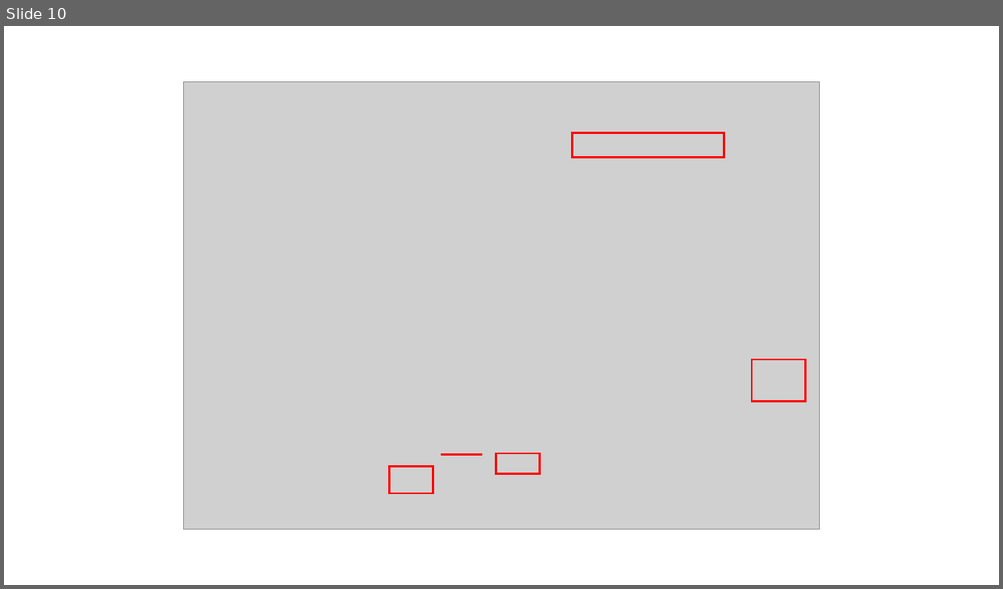
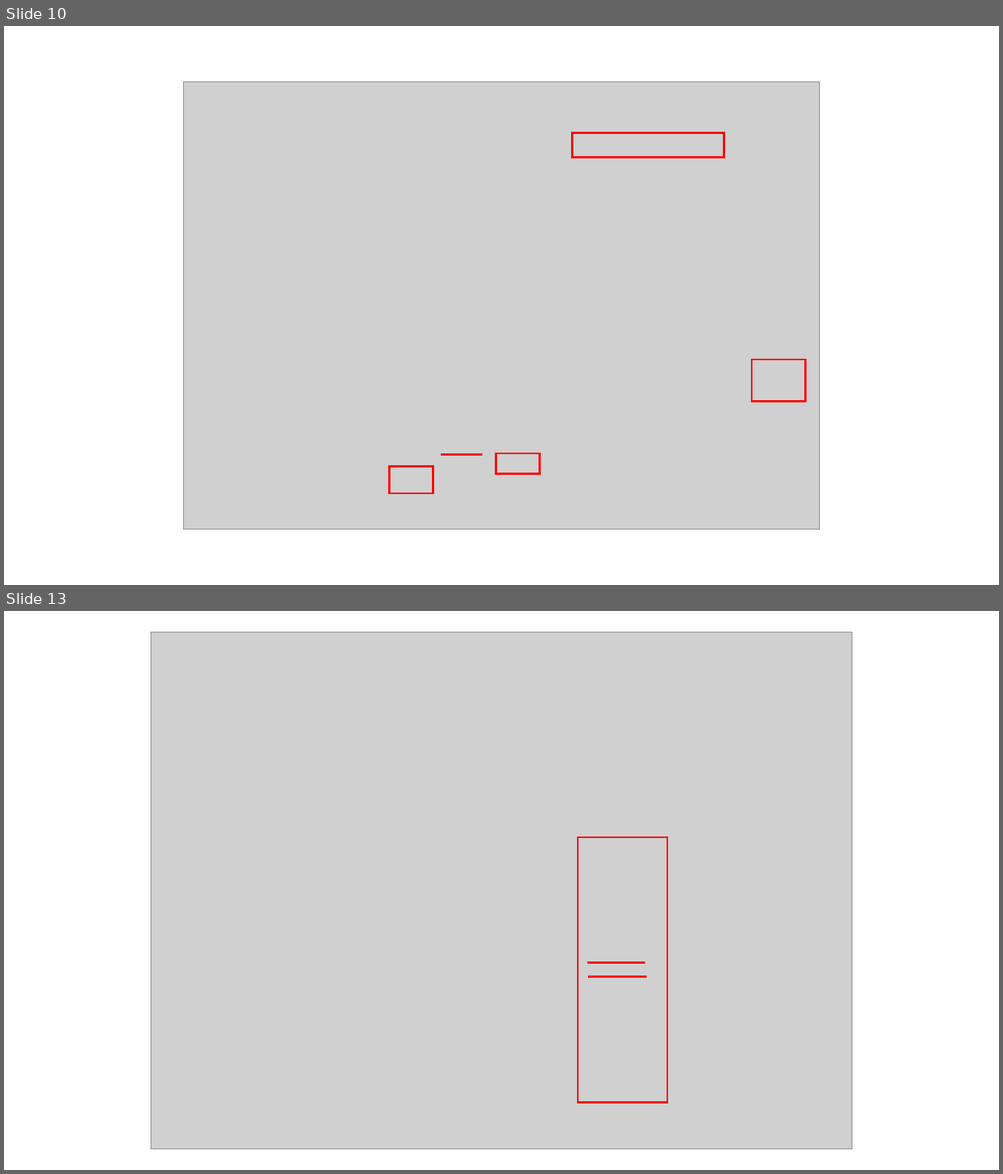
Before and after one commit to gtuja/CSC_MS, a slide deck: Resources/Part1/Part1_Resources.pptx. Shown one above the other, each under a label of ours: slide 10 before the commit, slides 10 and 13 after it; the slides between them are not shown. The pictures are 1003x589 and 1003x1174 pixels, drawn with LibreOffice and Linux fonts; fonts in the diff are those of the drawing; grey boxes stand for pictures. Boxes give left, top, right and bottom in pixels: in the first picture for what was removed or moved away, otherwise in the second. Text is boxed around its words. In the diff, an @@ line names an element or a change of style, - is before the commit and + after.

```diff
--- a/Resources/Part1/Part1_Resources.pptx
+++ b/Resources/Part1/Part1_Resources.pptx
@@ slide 13 added at [4, 611, 999, 1170], background #FFFFFF @@
@@ picture added at [151, 632, 852, 1150] @@
@@ rectangle added at [578, 838, 667, 1103], outline #FF0000 2 pt @@
@@ line added from (587, 963) to (646, 963), #FF0000 2.25 pt @@
@@ line added from (588, 977) to (646, 977), #FF0000 2.25 pt @@
```
Also in this commit, not shown: 3 other slides added, 8 other files.
